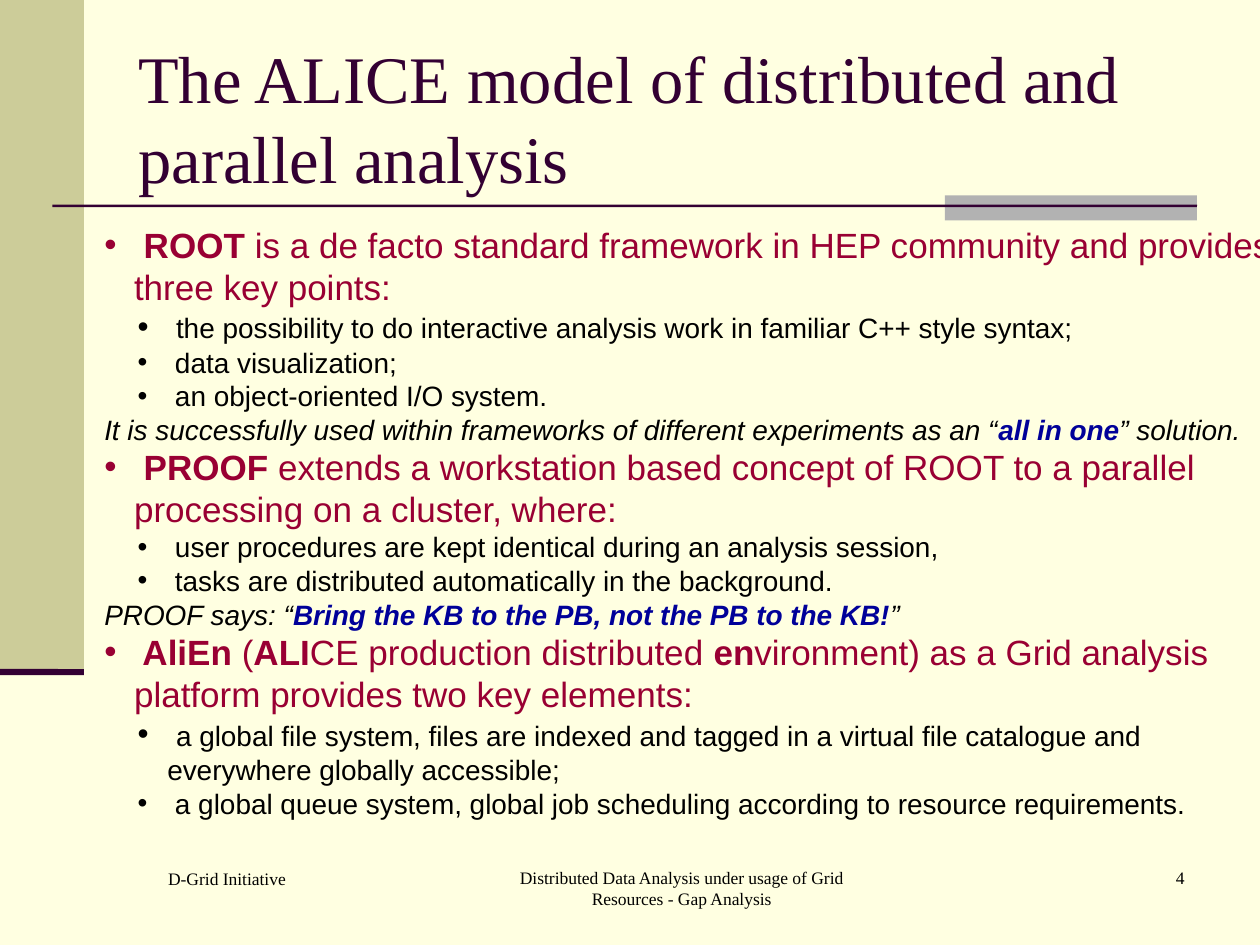
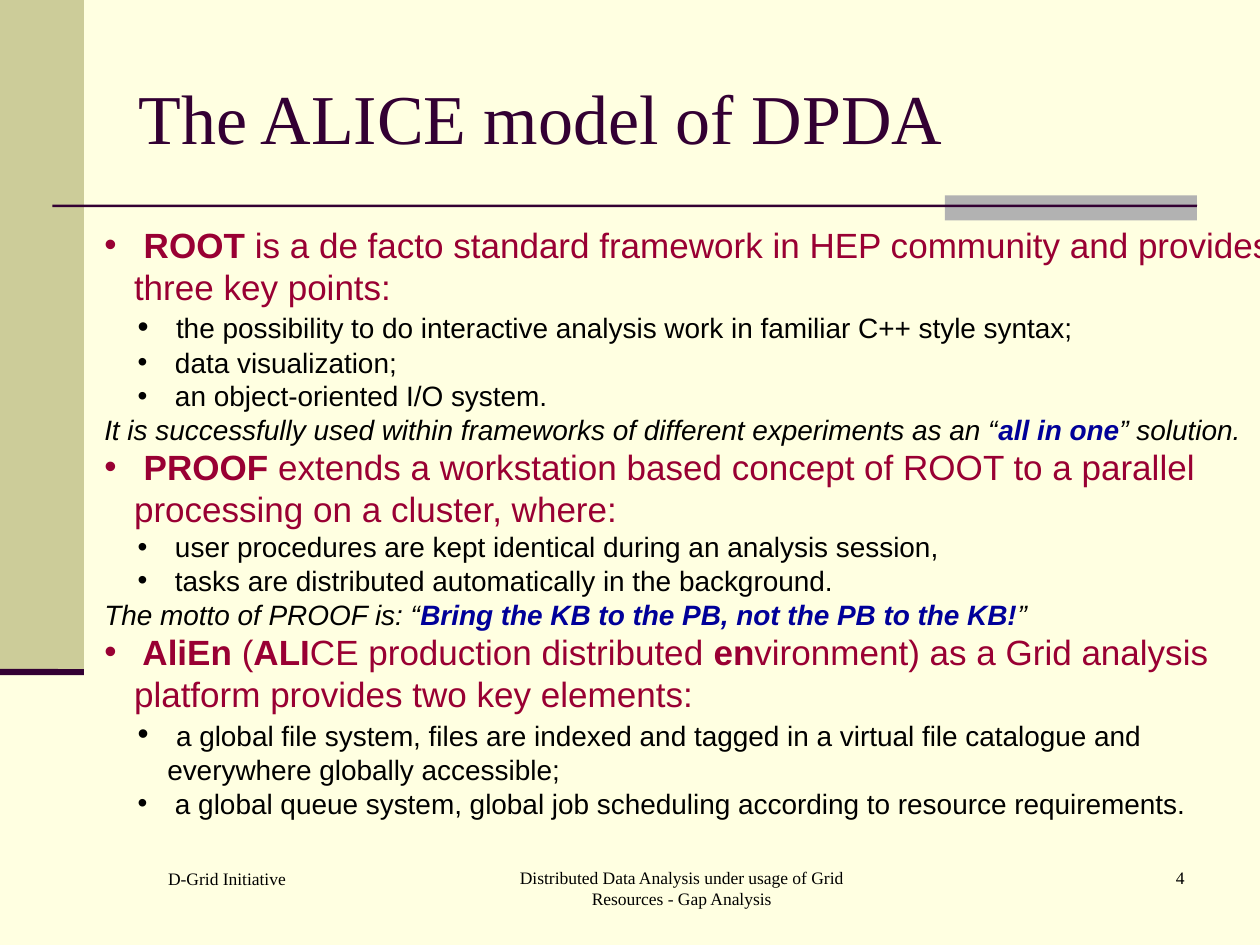
Before and after one commit to AnarManafov/PoDDocumentation, a slide deck: slide 4 of HEPCG-Workshops/2006-Nov/HEPCG-Workshops-2006-Nov.ppt. Drawn at 1260x945 pixels with LibreOffice and Linux fonts; fonts in the diff are those of the drawing. Boxes give left, top, right and bottom in pixels: in the first picture for what was removed or moved away, otherwise in the second. Text is boxed around its words. In the diff, an @@ line names an element or a change of style, - is before the commit and + after.

Commit message:
v. 0.10

```diff
--- a/HEPCG-Workshops/2006-Nov/HEPCG-Workshops-2006-Nov.ppt
+++ b/HEPCG-Workshops/2006-Nov/HEPCG-Workshops-2006-Nov.ppt
@@ title at [138,94,942,145]: text changed; size 38 to 40 pt @@
-The ALICE model of distributed and parallel analysis
+The ALICE model of DPDA
@@ text at [104,604,1027,630]: text changed @@
-PROOF says: “Bring the KB to the PB, not the PB to the KB!”
+The motto of PROOF is: “Bring the KB to the PB, not the PB to the KB!”
```
Also in this commit, not shown: 8 other slides changed.
